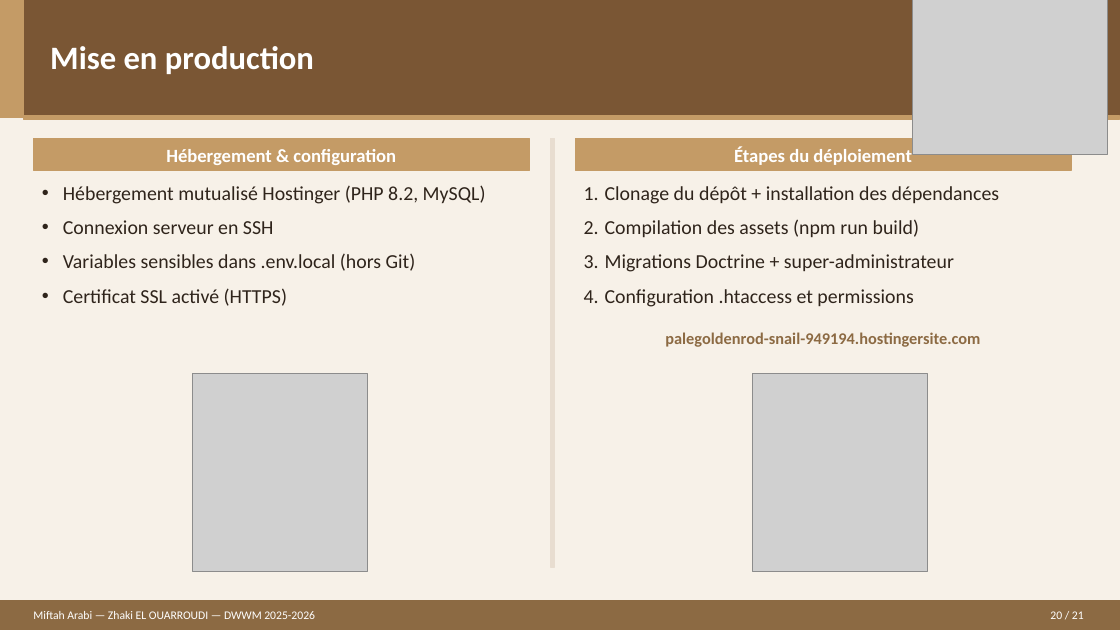
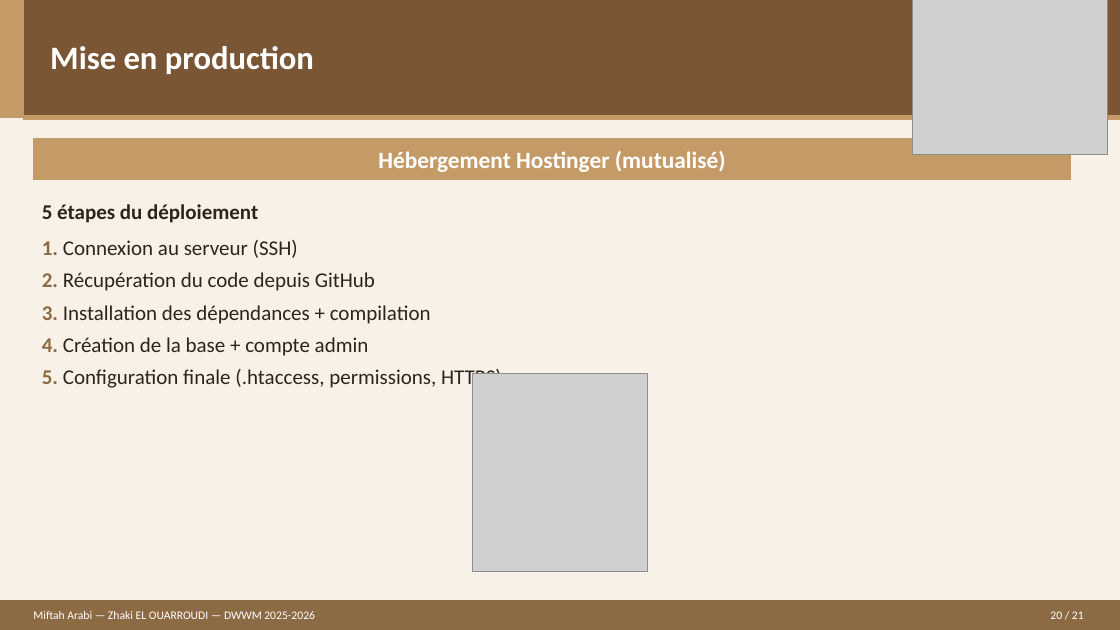
Before and after one commit to E-Zhaki/LIVRABLES-DWWM, a slide deck: slide 20 of SUPPORT DE PRESENTATION.pptx. Drawn at 1120x630 pixels with LibreOffice and Linux fonts; fonts in the diff are those of the drawing; grey boxes stand for pictures. Boxes give left, top, right and bottom in pixels: in the first picture for what was removed or moved away, otherwise in the second. Text is boxed around its words. In the diff, an @@ line names an element or a change of style, - is before the commit and + after.

```diff
--- a/SUPPORT DE PRESENTATION.pptx
+++ b/SUPPORT DE PRESENTATION.pptx
@@ rectangle resized from (x1=34, y1=139, x2=529, y2=171) to (x1=34, y1=139, x2=1071, y2=180) @@
@@ rectangle removed at (x1=550, y1=139, x2=555, y2=567) @@
@@ rectangle removed at (x1=576, y1=139, x2=1071, y2=171) @@
@@ text removed at (x1=734, y1=146, x2=911, y2=165) @@
-Étapes du déploiement
@@ text at (x1=378, y1=151, x2=726, y2=172): text changed; size 16 to 20 pt @@
-Hébergement & configuration
+Hébergement Hostinger (mutualisé)
@@ text at (x1=42, y1=204, x2=502, y2=391): text changed; size 17 to 18 pt @@
-• Hébergement mutualisé Hostinger (PHP 8.2, MySQL)
-• Connexion serveur en SSH
-• Variables sensibles dans .env.local (hors Git)
-• Certificat SSL activé (HTTPS)
+5 étapes du déploiement
+1. Connexion au serveur (SSH)
+2. Récupération du code depuis GitHub
+3. Installation des dépendances + compilation
+4. Création de la base + compte admin
+5. Configuration finale (.htaccess, permissions, HTTPS)
@@ text removed at (x1=605, y1=186, x2=999, y2=347) @@
-1. Clonage du dépôt + installation des dépendances
-2. Compilation des assets (npm run build)
-3. Migrations Doctrine + super-administrateur
-4. Configuration .htaccess et permissions
-palegoldenrod-snail-949194.hostingersite.com
@@ picture removed at (x1=192, y1=373, x2=367, y2=571) @@
@@ picture moved from (x1=753, y1=373, x2=928, y2=571) to (x1=472, y1=373, x2=647, y2=571) @@
```
Also in this commit, not shown: 8 other slides changed.
